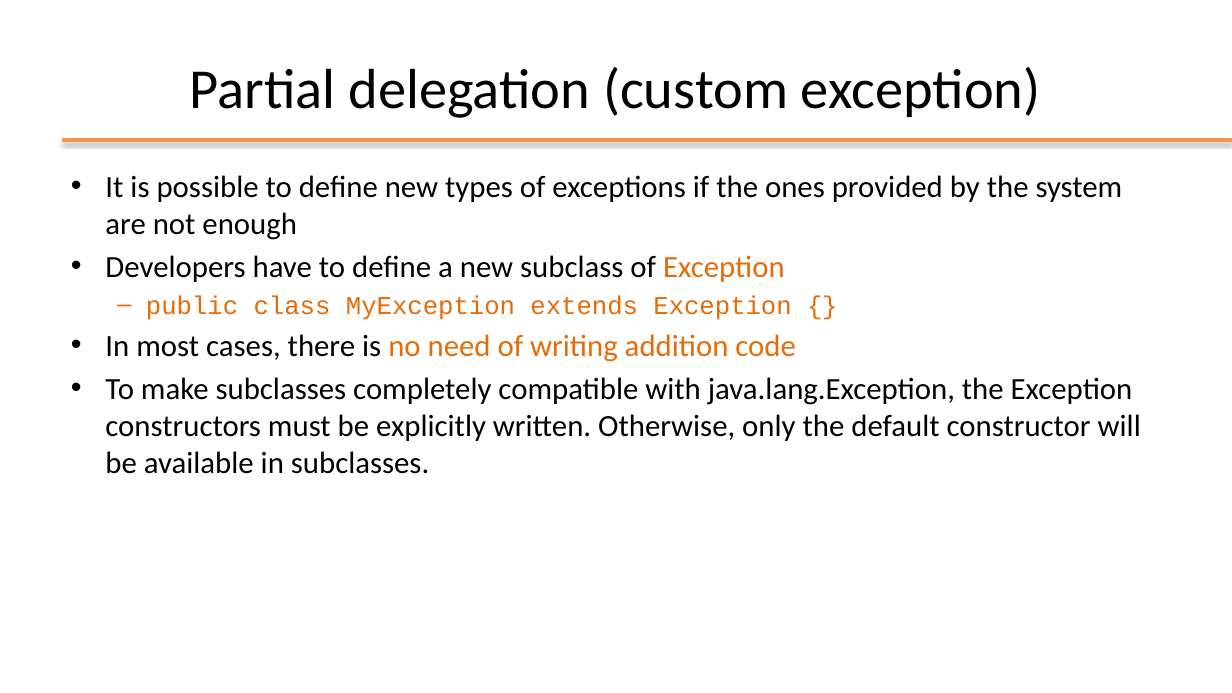
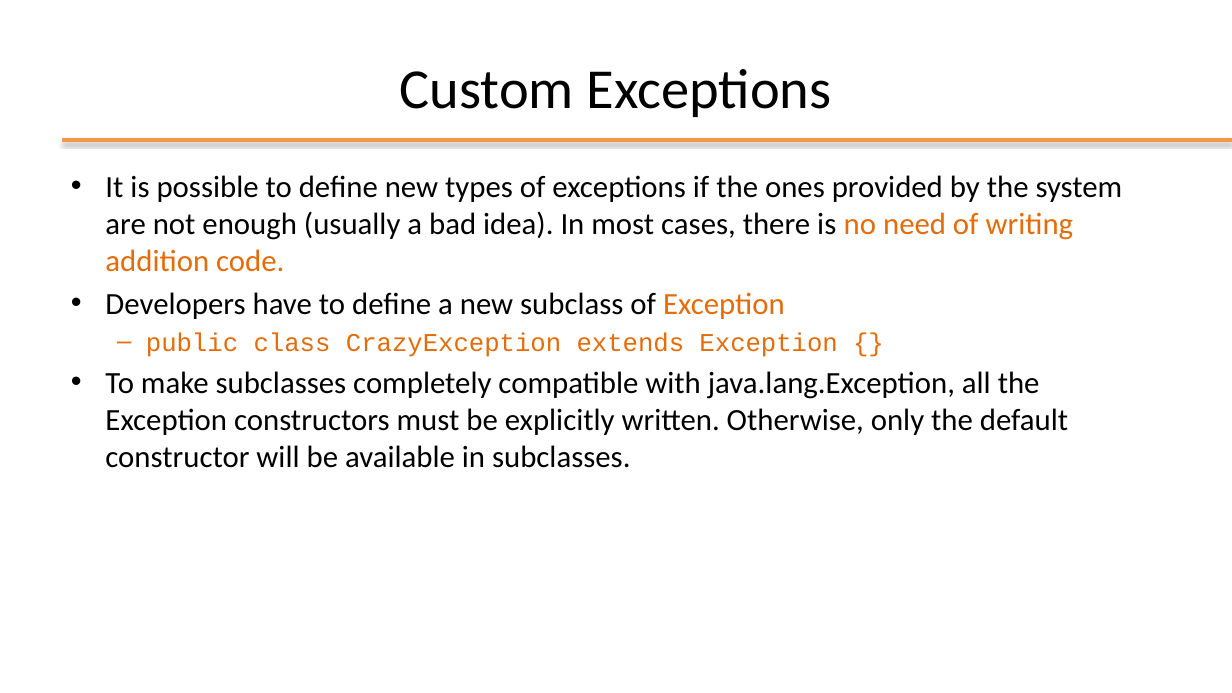
Before and after one commit to plctechnician/ooprogramming, a slide deck: slide 26 of java/slides/ppt/07 - Java Exceptions.pptx (slide 22 before the commit). Drawn at 1232x693 pixels with LibreOffice and Linux fonts; fonts in the diff are those of the drawing; background and template pictures are left out. Boxes give left, top, right and bottom in pixels: in the first picture for what was removed or moved away, otherwise in the second. Text is boxed around its words. In the diff, an @@ line names an element or a change of style, - is before the commit and + after.

```diff
--- a/java/slides/ppt/07 - Java Exceptions.pptx
+++ b/java/slides/ppt/07 - Java Exceptions.pptx
@@ title at (400, 69, 832, 117): text changed @@
-Partial delegation (custom exception)
+Custom Exceptions
@@ text at (105, 175, 1123, 272): text changed @@
-• It is possible to define new types of exceptions if the ones provided by the system are not enough
+• It is possible to define new types of exceptions if the ones provided by the system are not enough (usually a bad idea). In most cases, there is no need of writing addition code.
@@ text at (105, 332, 1068, 468): text changed @@
-  – public class MyException extends Exception {}
-• In most cases, there is no need of writing addition code
-• To make subclasses completely compatible with java.lang.Exception, the Exception constructors must be explicitly written. Otherwise, only the default constructor will be available in subclasses.
+  – public class CrazyException extends Exception {}
+• To make subclasses completely compatible with java.lang.Exception, all the Exception constructors must be explicitly written. Otherwise, only the default constructor will be available in subclasses.
```
Also in this commit, not shown: 18 other slides changed, 6 slides removed, 14 other files.
